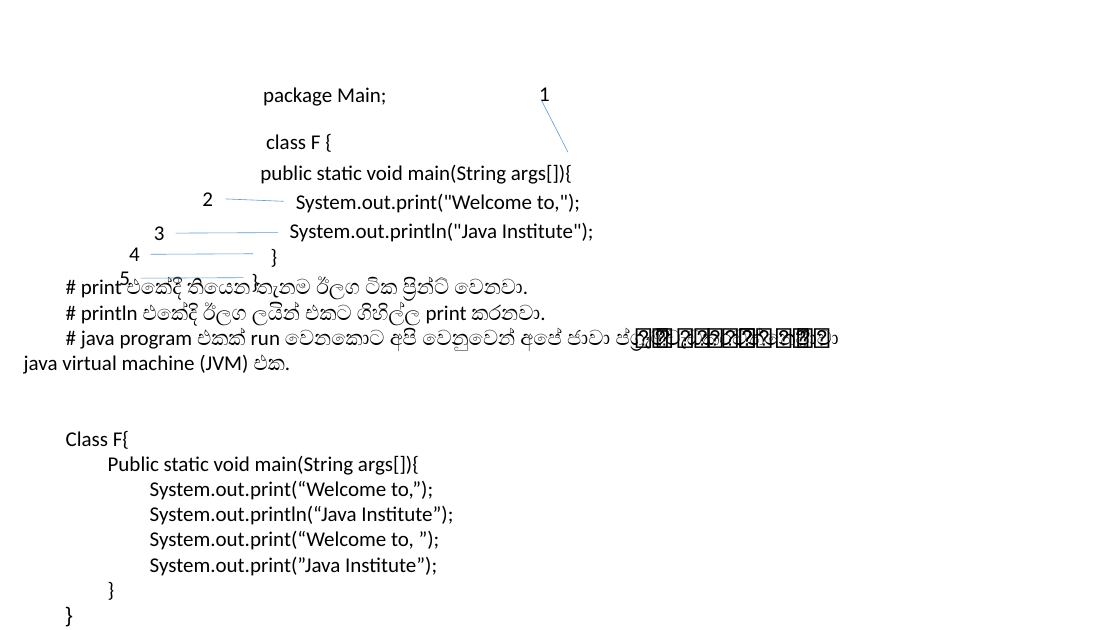
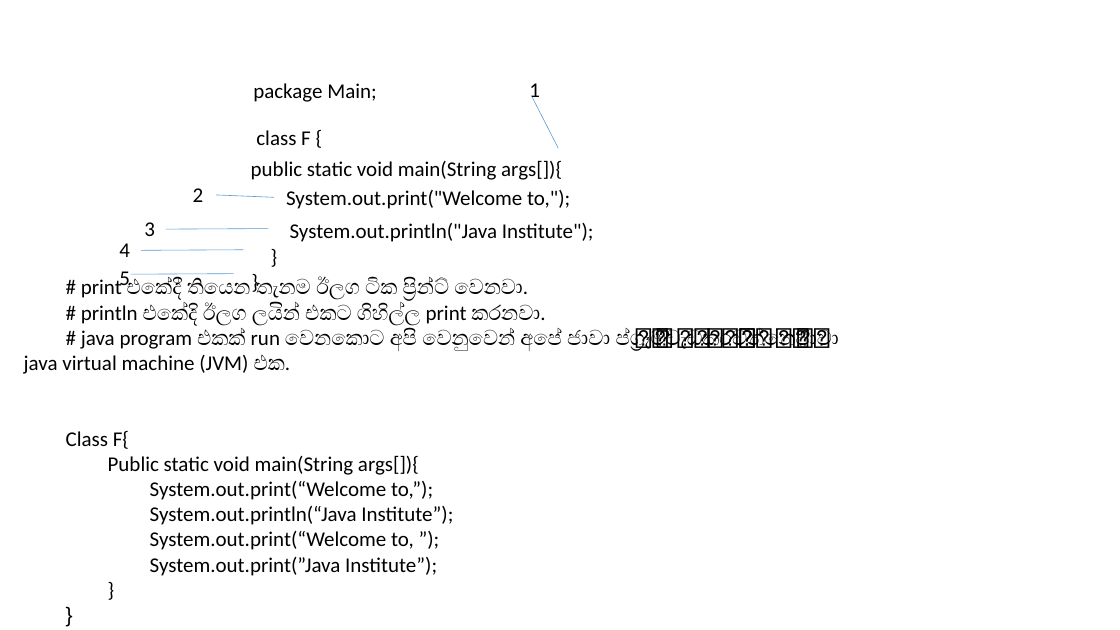
Before and after one commit to vps4618/java-institute, a slide deck: slide 5 of java institute notes/java_note.pptx. Drawn at 1120x630 pixels with LibreOffice and Linux fonts; fonts in the diff are those of the drawing. Boxes give left, top, right and bottom in pixels: in the first picture for what was removed or moved away, otherwise in the second. Text is boxed around its words. In the diff, an @@ line names an element or a change of style, - is before the commit and + after.

```diff
--- a/java institute notes/java_note.pptx
+++ b/java institute notes/java_note.pptx
@@ 8 texts, 5 lines: place and size @@
-8 texts, 5 lines at (129, 87, 580, 278)
+8 texts, 5 lines at (119, 83, 570, 274)
```
Also in this commit, not shown: 1 slide added, 24 other files.
